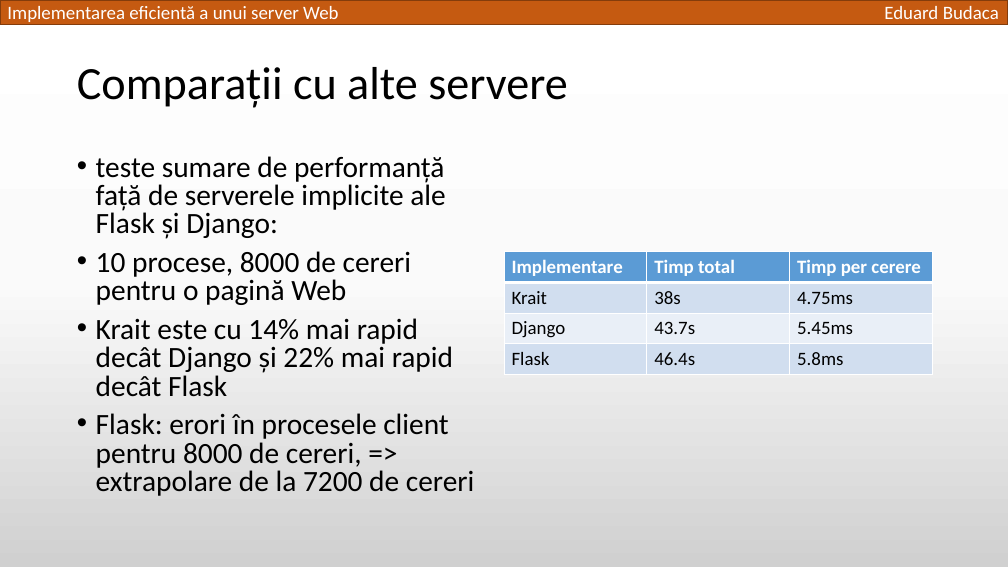
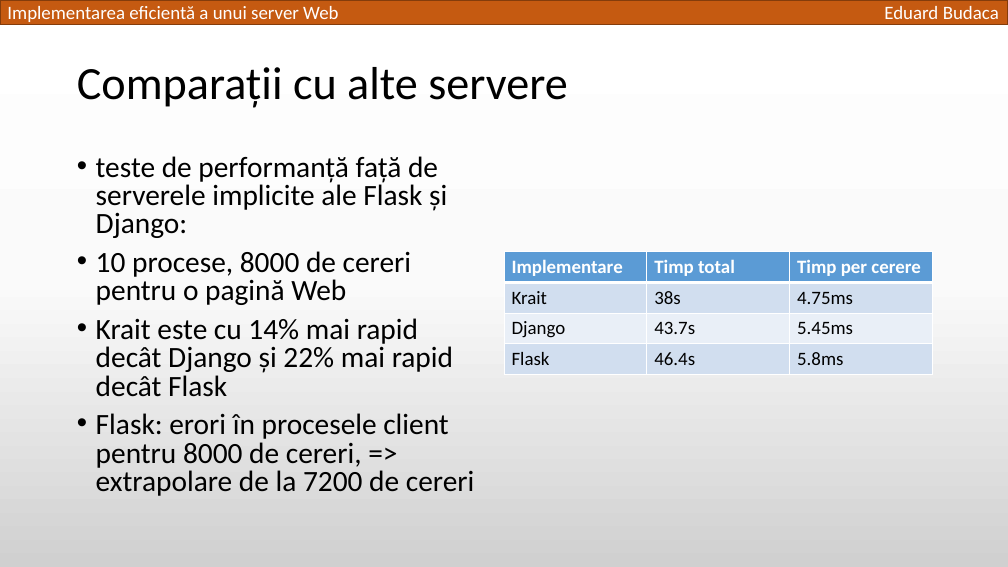
Before and after one commit to TED-996/bachelor-thesis-pack, a slide deck: slide 13 of Licenta2018BudacaEduard/Implementarea eficientă a unui server Web.pptx. Drawn at 1008x567 pixels with LibreOffice and Linux fonts; fonts in the diff are those of the drawing. Boxes give left, top, right and bottom in pixels: in the first picture for what was removed or moved away, otherwise in the second. Text is boxed around its words. In the diff, an @@ line names an element or a change of style, - is before the commit and + after.

```diff
--- a/Licenta2018BudacaEduard/Implementarea eficientă a unui server Web.pptx
+++ b/Licenta2018BudacaEduard/Implementarea eficientă a unui server Web.pptx
@@ text at <box>96,156,447,238</box>: text changed @@
-• teste sumare de performanță față de serverele implicite ale Flask și Django:
+• teste de performanță față de serverele implicite ale Flask și Django:
```
Also in this commit, not shown: 9 other slides changed, 1 slide removed, 2 other files.
